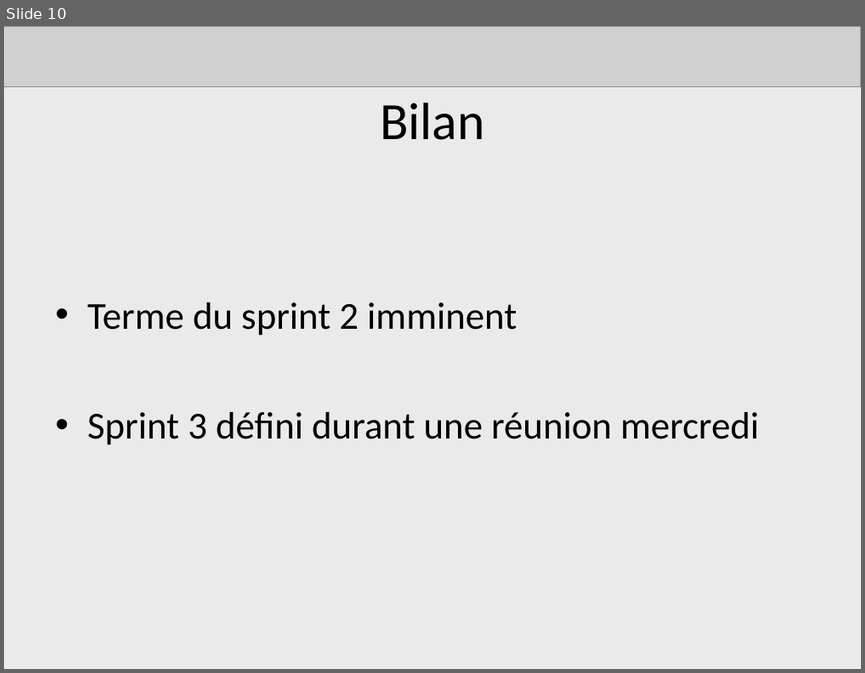
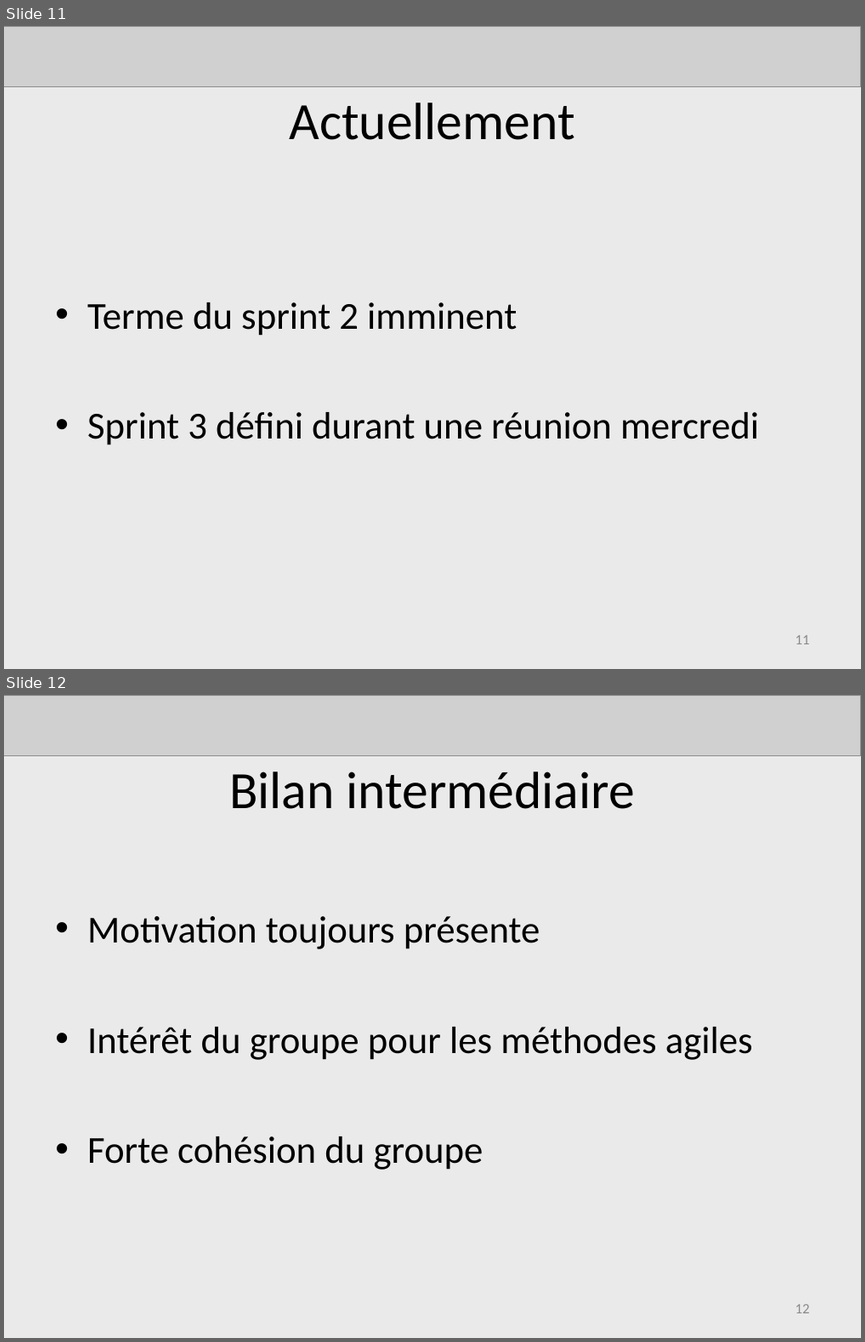
Before and after one commit to AdrienLombard/SimplePass, a slide deck: source/Projet Courchevel - Bilan intermédiaire - Copie.ppt. Shown one above the other, each under a label of ours: slide 10 before the commit, slides 11 and 12 after it. The pictures are 865x673 and 865x1342 pixels, drawn with LibreOffice and Linux fonts; fonts in the diff are those of the drawing; grey boxes stand for pictures. Boxes give left, top, right and bottom in pixels: in the first picture for what was removed or moved away, otherwise in the second. Text is boxed around its words. In the diff, an @@ line names an element or a change of style, - is before the commit and + after.

```diff
--- a/source/Projet Courchevel - Bilan intermédiaire - Copie.ppt
+++ b/source/Projet Courchevel - Bilan intermédiaire - Copie.ppt
@@ slide 12 added at box(4, 695, 861, 1338), background #EAEAEA @@
@@ picture added at box(4, 695, 861, 756) @@
@@ title added at box(229, 771, 635, 809), 44 pt, text #000000 @@
+Bilan intermédiaire
@@ text added at box(87, 916, 753, 1169), 32 pt, text #000000 @@
+• Motivation toujours présente
+• Intérêt du groupe pour les méthodes agiles
+• Forte cohésion du groupe
@@ page number added at box(795, 1304, 810, 1313), 12 pt, text #898989 @@
+12
@@ what was slide 10 is now slide 11 @@
@@ slide 11 changed as well @@
@@ title at box(290, 102, 575, 140): text changed @@
-Bilan
+Actuellement
@@ page number added at box(795, 635, 810, 644), 12 pt, text #898989 @@
+11
```
Also in this commit, not shown: 9 other slides changed, 2 other slides added, 1 other file.
